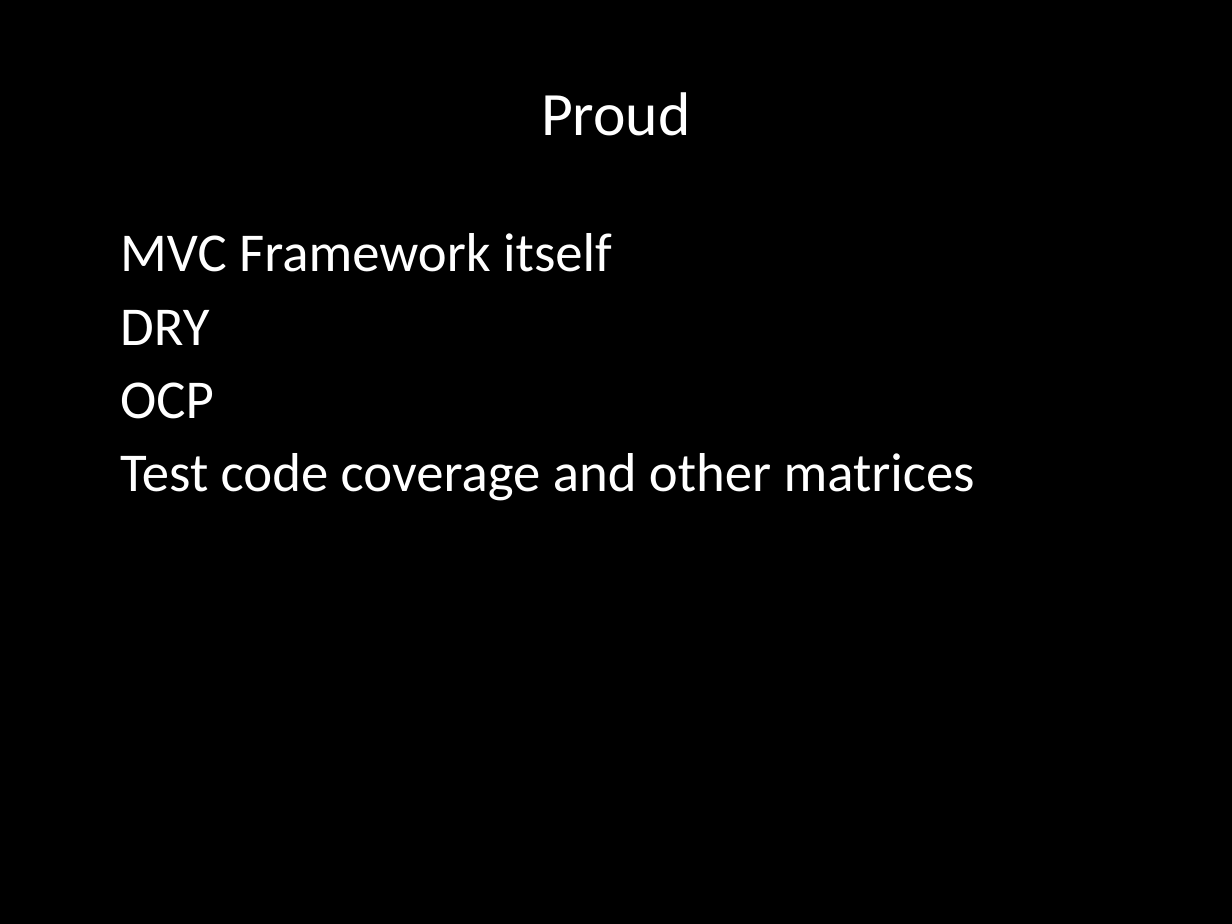
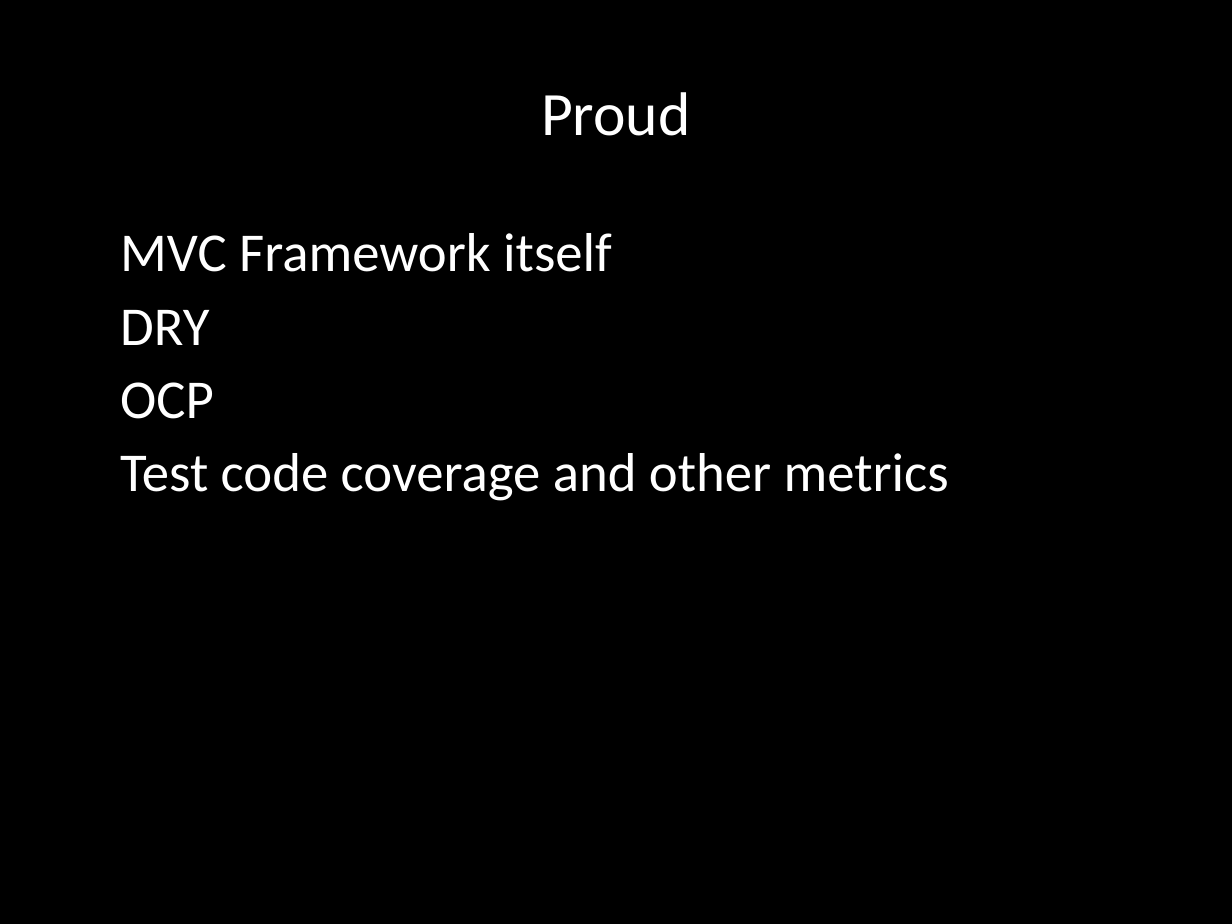
Before and after one commit to lqi/sensiblephp, a slide deck: slide 21 of docs/FinalProjectPresentation.pptx. Drawn at 1232x924 pixels with LibreOffice and Linux fonts; fonts in the diff are those of the drawing. Boxes give left, top, right and bottom in pixels: in the first picture for what was removed or moved away, otherwise in the second. Text is boxed around its words. In the diff, an @@ line names an element or a change of style, - is before the commit and + after.

Commit message:
Edited ppt for spelling errors

```diff
--- a/docs/FinalProjectPresentation.pptx
+++ b/docs/FinalProjectPresentation.pptx
@@ text at box(120, 453, 949, 501): text changed @@
-  • Test code coverage and other matrices
+  • Test code coverage and other metrics
```
Also in this commit, not shown: 1 other slide changed.
